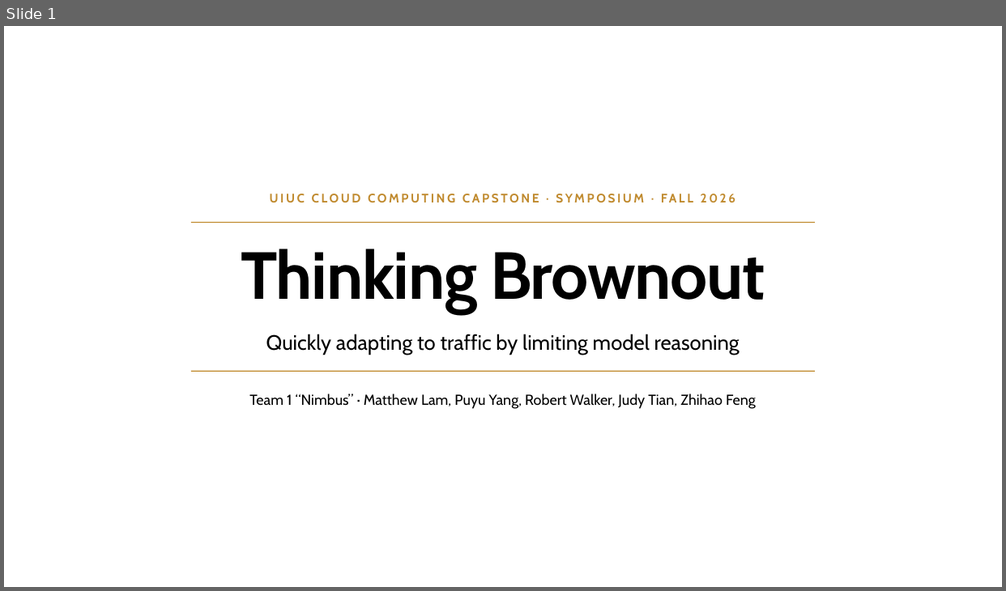
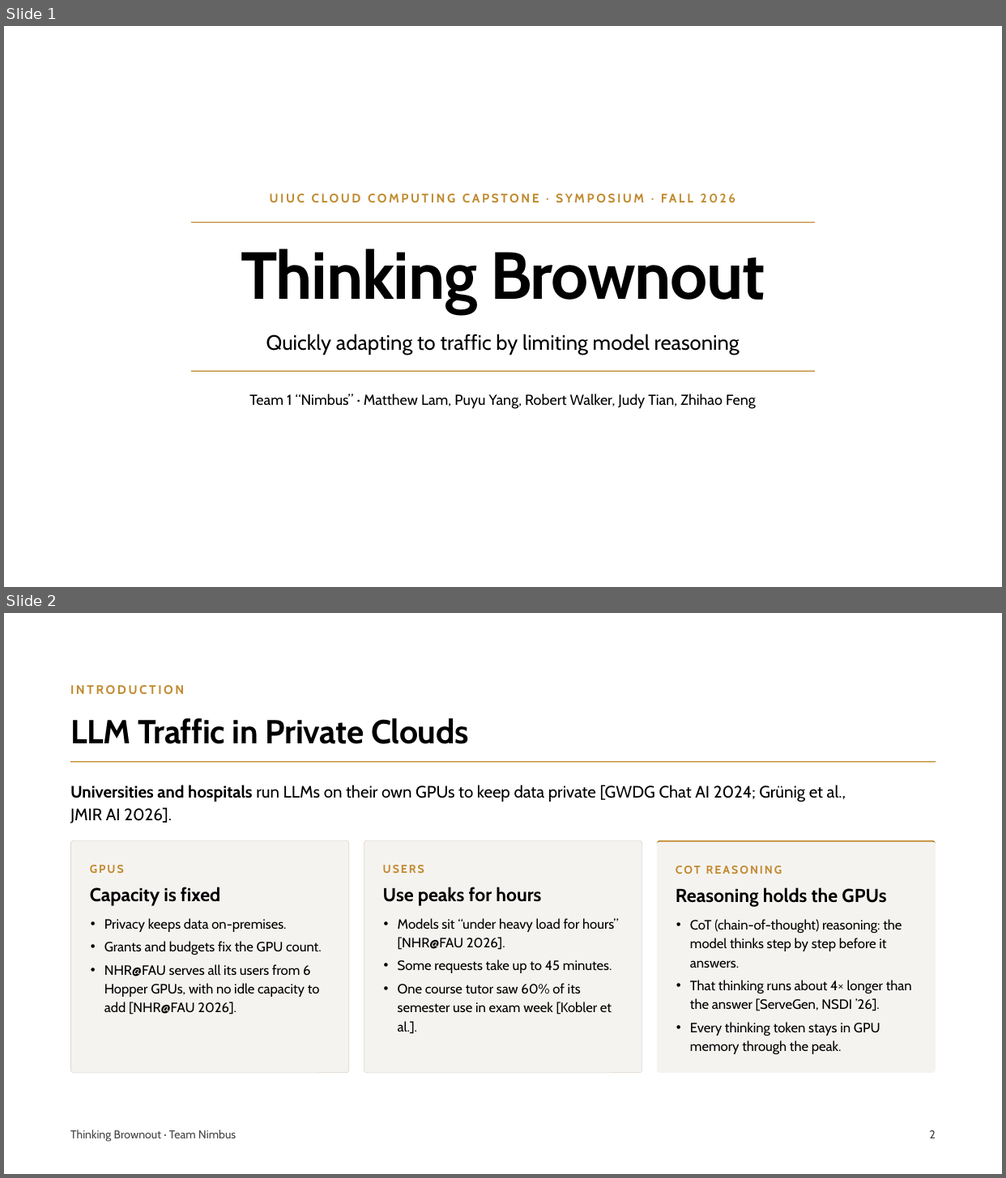
Before and after one commit to pyangyu/team1_nimbus_copy, a slide deck: Symposium Slides.pptx. Shown one above the other, each under a label of ours: slide 1 before the commit, slides 1 and 2 after it. The pictures are 1006x591 and 1006x1178 pixels, drawn with LibreOffice and Linux fonts; fonts in the diff are those of the drawing. Boxes give left, top, right and bottom in pixels: in the first picture for what was removed or moved away, otherwise in the second. Text is boxed around its words. In the diff, an @@ line names an element or a change of style, - is before the commit and + after.

```diff
--- a/Symposium Slides.pptx
+++ b/Symposium Slides.pptx
@@ slide 2 added at bbox=[4, 613, 1002, 1174], background #FFFFFF @@
@@ text added at bbox=[70, 685, 184, 694], 12 pt, text #C08A2E, bold @@
+INTRODUCTION
@@ title added at bbox=[70, 718, 469, 744], 32 pt, text #000000, bold @@
+LLM Traffic in Private Clouds
@@ line added from (70, 762) to (936, 762), #C08A2E 1 pt @@
@@ text added at bbox=[70, 785, 846, 824], 16 pt, text #000000 @@
+Universities and hospitals run LLMs on their own GPUs to keep data private [GWDG Chat AI 2024; Grünig et al., JMIR AI 2026].
@@ rounded rectangle added at bbox=[70, 841, 349, 1072], fill #F5F3F0, outline #DDD6CE 0.5 pt @@
@@ rounded rectangle added at bbox=[364, 841, 642, 1072], fill #F5F3F0, outline #DDD6CE 0.5 pt @@
@@ rounded rectangle added at bbox=[657, 841, 936, 1073], fill #F5F3F0 @@
@@ freeform shape added at bbox=[657, 841, 936, 1073], fill #C08A2E @@
@@ text added at bbox=[90, 865, 124, 873], 11 pt, text #C08A2E, bold @@
+GPUS
@@ text added at bbox=[383, 865, 424, 873], 11 pt, text #C08A2E, bold @@
+USERS
@@ text added at bbox=[675, 866, 782, 874], 11 pt, text #C08A2E, bold @@
+COT REASONING
@@ text added at bbox=[90, 887, 220, 906], 18 pt, text #000000, bold @@
+Capacity is fixed
@@ text added at bbox=[383, 887, 541, 906], 18 pt, text #000000, bold @@
+Use peaks for hours
@@ text added at bbox=[675, 888, 886, 907], 18 pt, text #000000, bold @@
+Reasoning holds the GPUs
@@ text added at bbox=[104, 918, 322, 1015], 13 pt, text #000000 @@
+• Privacy keeps data on-premises.
+• Grants and budgets fix the GPU count.
+• NHR@FAU serves all its users from 6 Hopper GPUs, with no idle capacity to add [NHR@FAU 2026].
@@ text added at bbox=[398, 918, 619, 1034], 13 pt, text #000000 @@
+• Models sit “under heavy load for hours” [NHR@FAU 2026].
+• Some requests take up to 45 minutes.
+• One course tutor saw 60% of its semester use in exam week [Kobler et al.].
@@ text added at bbox=[690, 919, 912, 1054], 13 pt, text #000000 @@
+• CoT (chain-of-thought) reasoning: the model thinks step by step before it answers.
+• That thinking runs about 4× longer than the answer [ServeGen, NSDI ’26].
+• Every thinking token stays in GPU memory through the peak.
@@ text added at bbox=[70, 1130, 236, 1141], 11 pt, text #444444 @@
+Thinking Brownout · Team Nimbus
@@ text added at bbox=[929, 1131, 935, 1139], 11 pt, text #444444 @@
+2
```
Also in this commit, not shown: 3 slides changed, 4 other slides added, 3 slides removed.
